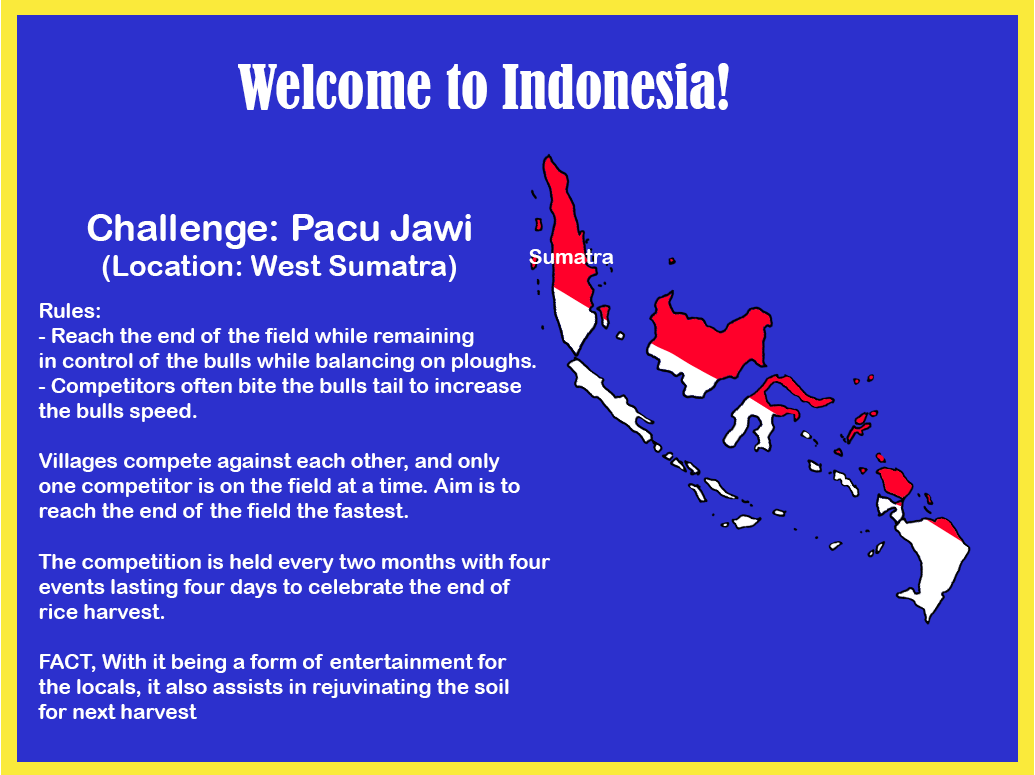
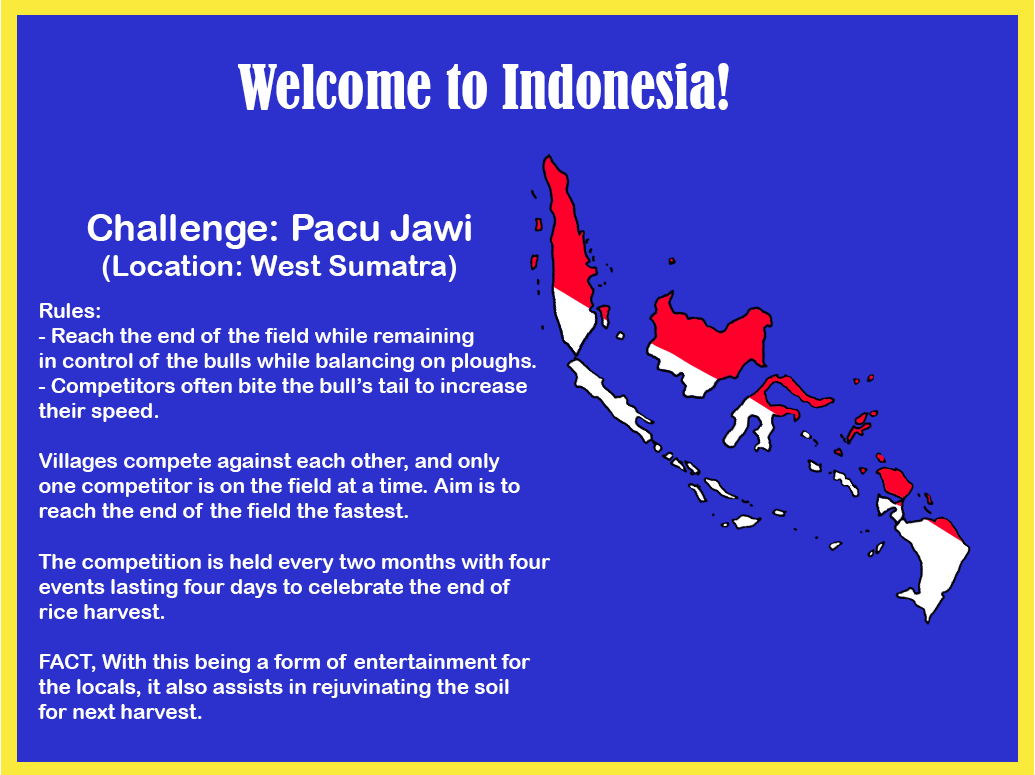
Comparing the layer stacks of the two 1035×775 images. Changes:
painted on "Rules: - Reach the end of the field while remaining in control" over [72, 378, 531, 719]
hid "Sumatra" over [529, 249, 614, 264]
